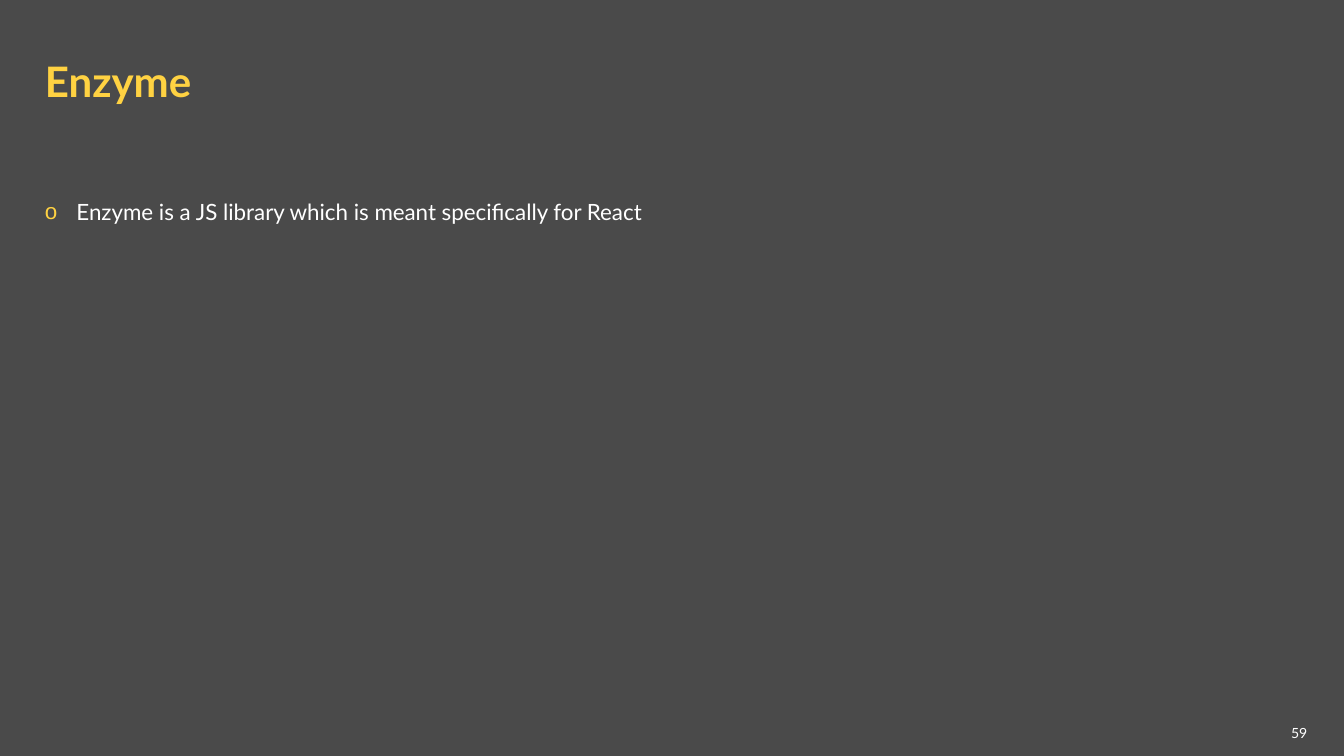
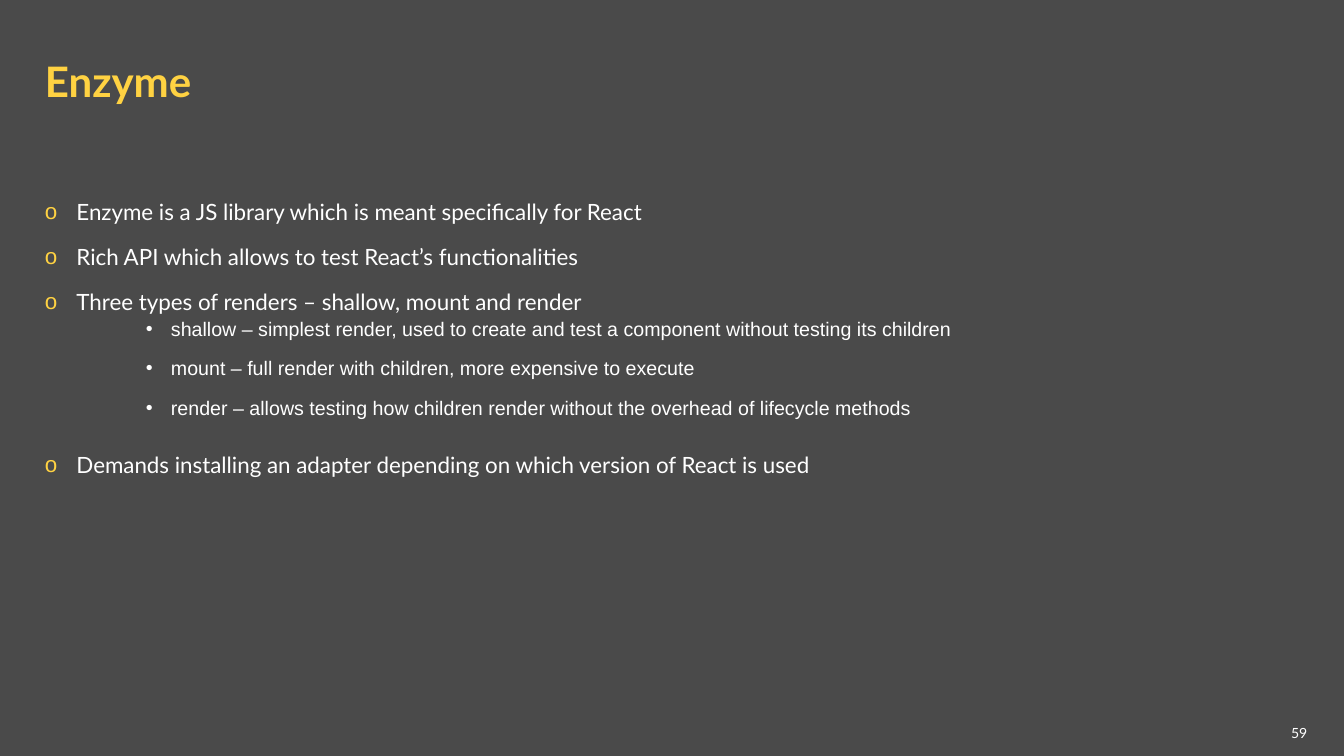
Before and after one commit to ppuzio/react-course-examples, a slide deck: slide 59 of React BEST course.pptx. Drawn at 1344x756 pixels with LibreOffice and Linux fonts; fonts in the diff are those of the drawing; background and template pictures are left out. Boxes give left, top, right and bottom in pixels: in the first picture for what was removed or moved away, otherwise in the second. Text is boxed around its words. In the diff, an @@ line names an element or a change of style, - is before the commit and + after.

Commit message:
enzyme

```diff
--- a/React BEST course.pptx
+++ b/React BEST course.pptx
@@ text at [76, 248, 951, 477]: paragraphs added @@
+o Rich API which allows to test React’s functionalities
+o Three types of renders – shallow, mount and render
+    • shallow – simplest render, used to create and test a component without testing its children
+    • mount – full render with children, more expensive to execute
+    • render – allows testing how children render without the overhead of lifecycle methods
+o Demands installing an adapter depending on which version of React is used
```
Also in this commit, not shown: 30 other files.
